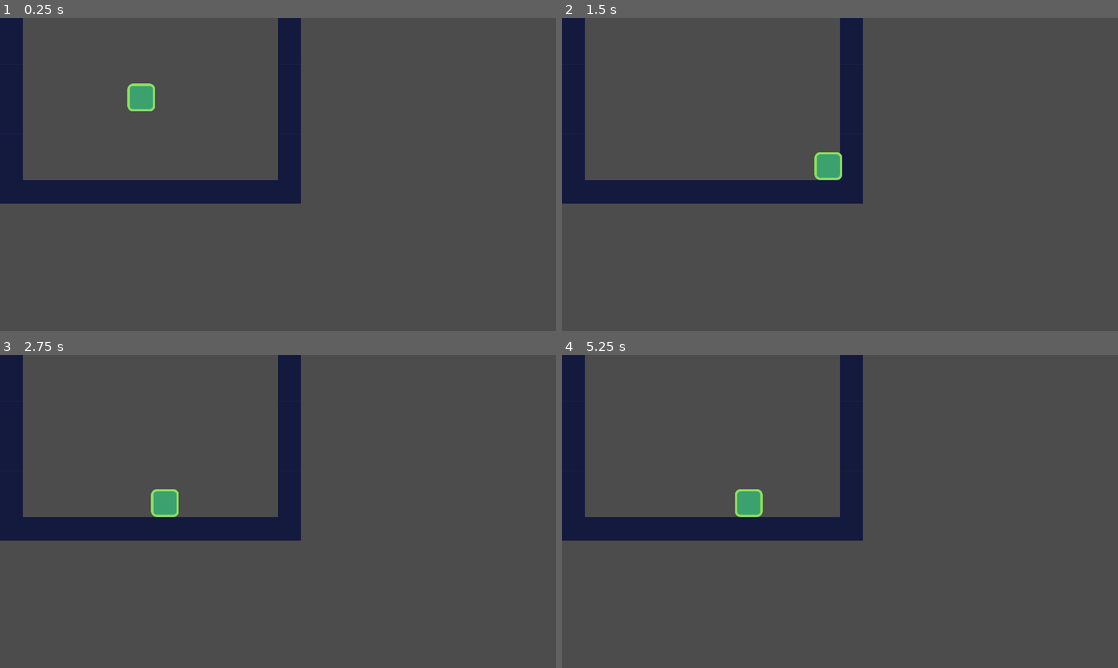
Above: before the commit, frames 1-4 (two rows, left to right).
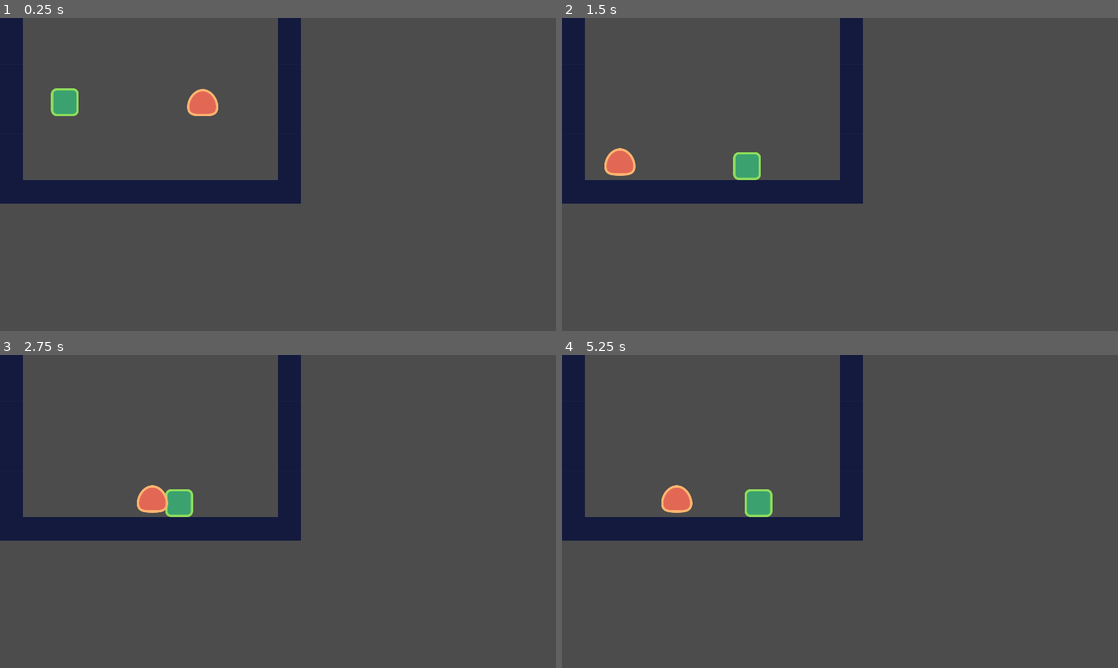
Above: after the commit, the same moments.

Repository: udithvb/godot_platformer
Game: Godot game, scene res://src/Levels/LevelTemplate.tscn
The game is run twice, just before and just after one commit, with the same random seed, the same clock (stepped at 60 frames per second) and the same inputs. The project has no main scene, so this scene is started directly.
Inputs:
- Up to frame 1 (0.25 s): no input
- Up to frame 2 (1.5 s): hold Right (ui_right) from 0.53 s (still down); tap Up (ui_up) at 0.77 s
- Up to frame 3 (2.75 s): tap Up (ui_up) at 1.52 s; release Right (ui_right) at 2.03 s; hold Left (ui_left) from 2.03 s (still down)
- Up to frame 4 (5.25 s): release Left (ui_left) at 2.78 s; hold Right (ui_right) 2.78-4.28 s; tap Up (ui_up) at 3.02, 3.77, 4.52 s; hold Left (ui_left) 4.28-5.03 s; hold Right (ui_right) from 5.03 s (still down)

The runs differ from the first frame. In frame 1, 1.3% of the frame differs, in the area x 9-40%, y 20-32%; in frame 2, 1.3%, in the area x 7-51%, y 41-52%; in frame 3, 0.7%; in frame 4, 0.8%.

Commit message:
enemy added to scene, changes direction when it hits anything

Diff:
--- /dev/null
+++ b/src/Actors/enemy.gd
@@ -0,0 +1,13 @@
+extends "res://src/Actors/Actor.gd"
+
+
+
+func _ready() -> void:
+	_velocity.x = -speed.x
+
+func _physics_process(delta: float) -> void:
+	_velocity.y += gravity * delta
+	if is_on_wall():
+		_velocity.x *= -1
+
+	_velocity.y = move_and_slide(_velocity,FLOOR_NORMAL).y
--- /dev/null
+++ b/src/Actors/enemy.tscn
@@ -0,0 +1,21 @@
+[gd_scene load_steps=4 format=2]
+
+[ext_resource path="res://src/Actors/enemy.gd" type="Script" id=1]
+[ext_resource path="res://assets/enemy.png" type="Texture" id=2]
+
+[sub_resource type="CircleShape2D" id=1]
+radius = 56.0
+
+[node name="enemy" type="KinematicBody2D"]
+collision_layer = 2
+collision_mask = 9
+script = ExtResource( 1 )
+
+[node name="Enemy" type="Sprite" parent="."]
+position = Vector2( 0, -47.25 )
+scale = Vector2( 1, 1.01613 )
+texture = ExtResource( 2 )
+
+[node name="CollisionShape2D" type="CollisionShape2D" parent="."]
+position = Vector2( 0, -40 )
+shape = SubResource( 1 )
--- a/src/Levels/LevelTemplate.tscn
+++ b/src/Levels/LevelTemplate.tscn
@@ -1,7 +1,8 @@
-[gd_scene load_steps=3 format=2]
+[gd_scene load_steps=4 format=2]
 
 [ext_resource path="res://assets/tileset.tres" type="TileSet" id=1]
 [ext_resource path="res://src/Actors/player.tscn" type="PackedScene" id=2]
+[ext_resource path="res://src/Actors/enemy.tscn" type="PackedScene" id=3]
 
 [node name="LevelTemplate" type="Node2D"]
 
@@ -14,5 +15,8 @@
 tile_data = PoolIntArray( 0, 0, 0, 12, 0, 0, 65536, 0, 0, 65548, 0, 0, 131072, 0, 0, 131084, 0, 0, 196608, 0, 0, 196620 …(274 unchanged characters)…
 
 [node name="player" parent="." instance=ExtResource( 2 )]
-position = Vector2( 488, 136 )
+position = Vector2( 224, 152 )
 speed = Vector2( 500, 2000 )
+
+[node name="enemy" parent="." instance=ExtResource( 3 )]
+position = Vector2( 800, 152 )
